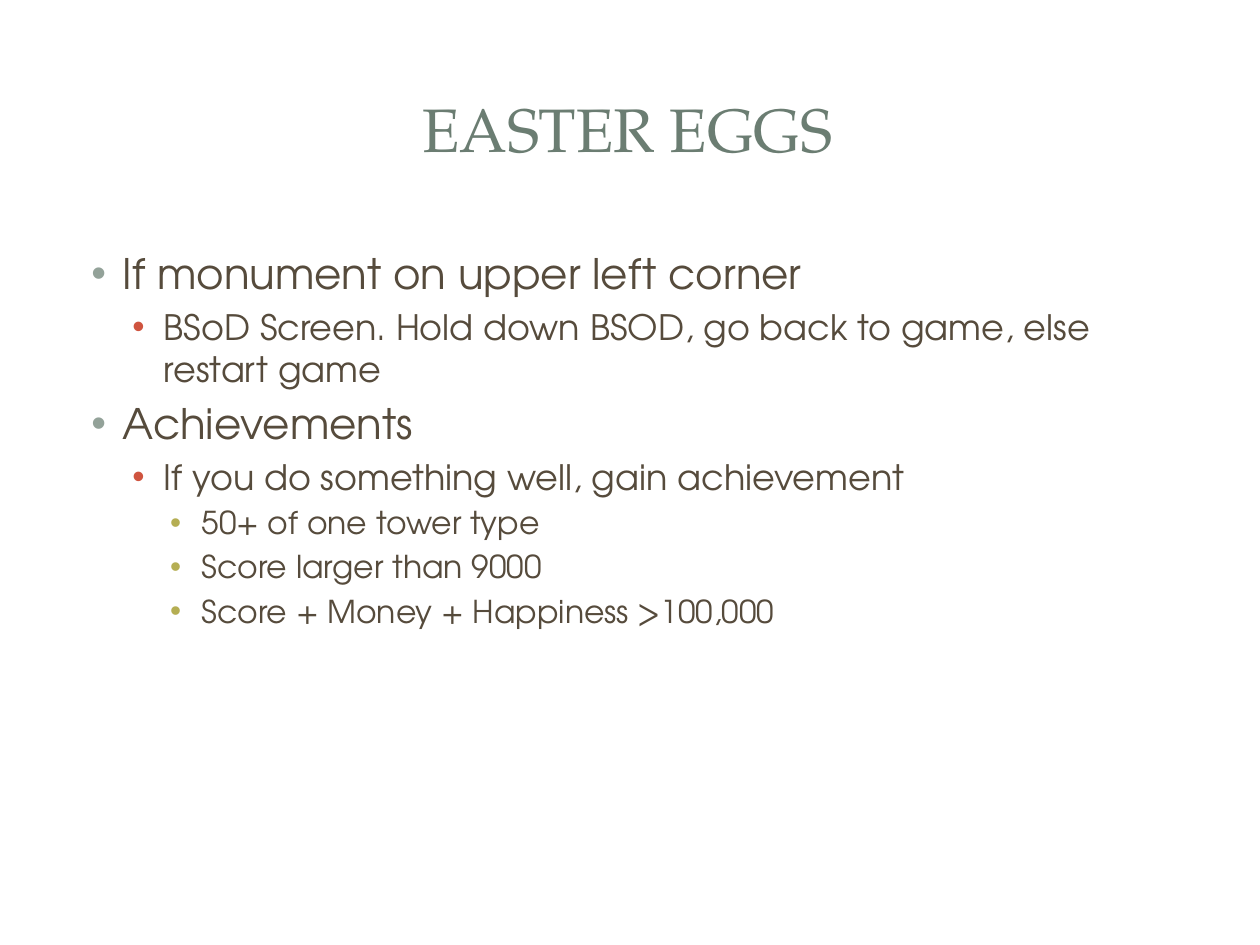
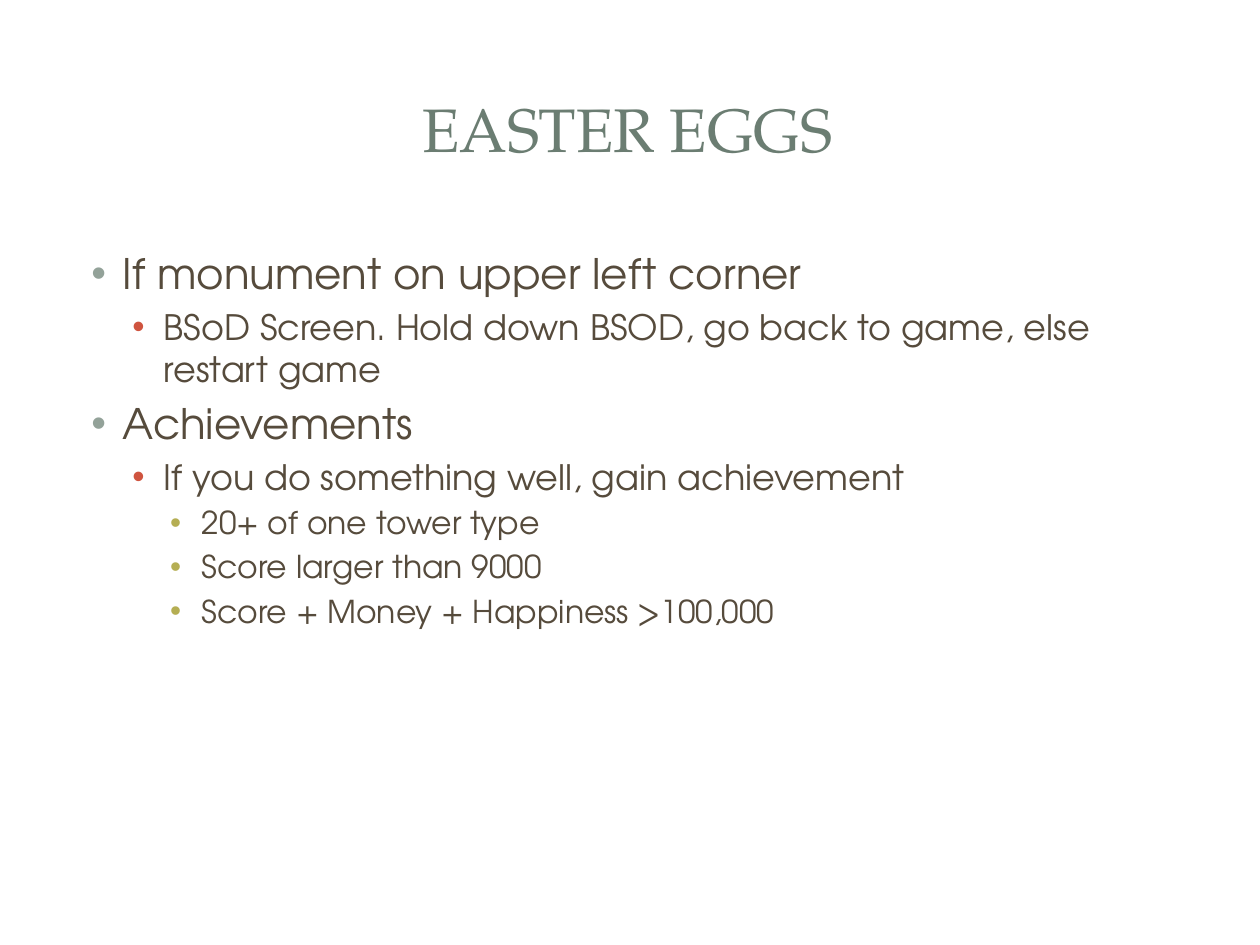
Before and after one commit to ylh/ogpc-5-team-agents-of-the-bsod, a slide deck: slide 6 of OGPC5 Game/Project Resources/Presentation/Urban Towers -Game.pptx. Drawn at 1260x945 pixels with LibreOffice and Linux fonts; fonts in the diff are those of the drawing; background and template pictures are left out. Boxes give left, top, right and bottom in pixels: in the first picture for what was removed or moved away, otherwise in the second. Text is boxed around its words. In the diff, an @@ line names an element or a change of style, - is before the commit and + after.

```diff
--- a/OGPC5 Game/Project Resources/Presentation/Urban Towers -Game.pptx
+++ b/OGPC5 Game/Project Resources/Presentation/Urban Towers -Game.pptx
@@ text at <box>202,510,539,540</box>: text changed @@
-    • 50+ of one tower type
+    • 20+ of one tower type
```
Also in this commit, not shown: 1 other slide changed.
